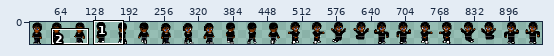
Sprite sheet -- graphics/sprite-black-shirt-vicar.png. Above: a wide view before the commit, with the close-up outlined.
Close-up. First the earlier version:
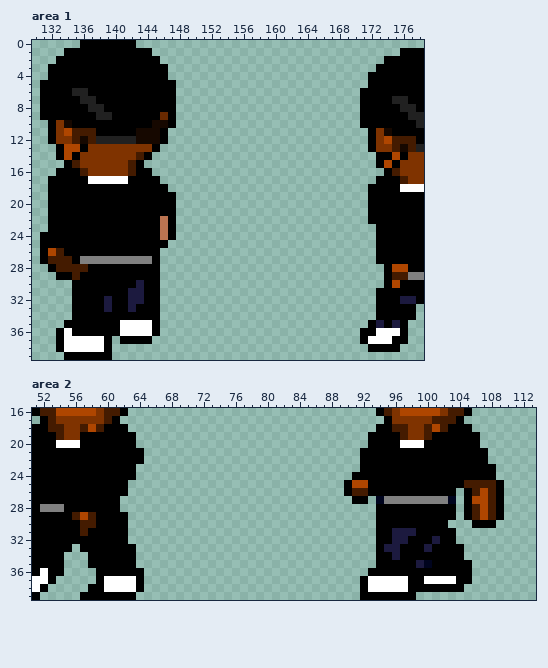
The file is 960x40 pixels. Pixels under 10% opacity are left out. Colours within 5 levels of each other are drawn and written as one. Shown: area 1: x 130..178, y 0..39; area 2: x 51..113, y 16..39. The wide view leaves out empty margins. The commit also changed other parts of the picture, which this record leaves out.
Now the later version:
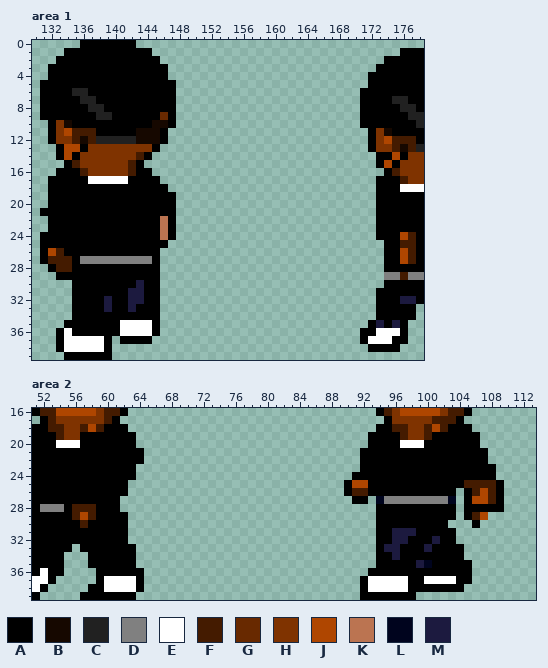
Palette (. is transparent): A #000000  B #160800  C #212121  D #808080  E #ffffff  F #441b00  G #682900  H #7f3300  J #af4600  K #bb7451  L #00041e  M #1c1a3f
The edit:
Area 1:
y 18..20: x 172 A -> .
y 21: x 131 . -> A; x 172 A -> .
y 22: x 172 A -> .
y 24: x 176..177 AA -> JF
y 25: x 173 A -> .; x 176..177 AA -> FF
y 26..27: x 173 A -> .; x 176..177 AA -> JF
y 28: x 135..136 FF -> AA; x 175..176 JJ -> AA
y 29: x 135 F -> A; x 174..175 AF -> DD
y 30: x 175 J -> A
Area 2:
y 28: x 56..58 AAA -> FFF; x 106..108 FJF -> AAA
y 29: x 108..109 FA -> ..
y 30: x 58 F -> A; x 107..108 AA -> ..
y 31: x 57 F -> A
Where, in picture pixels (left, top, right, bottom), the same in both close-ups:
changed: (368, 184, 416, 288)
added: (40, 208, 48, 216)
changed: (72, 264, 88, 280)
changed: (72, 504, 96, 536)
changed: (472, 504, 504, 528)
